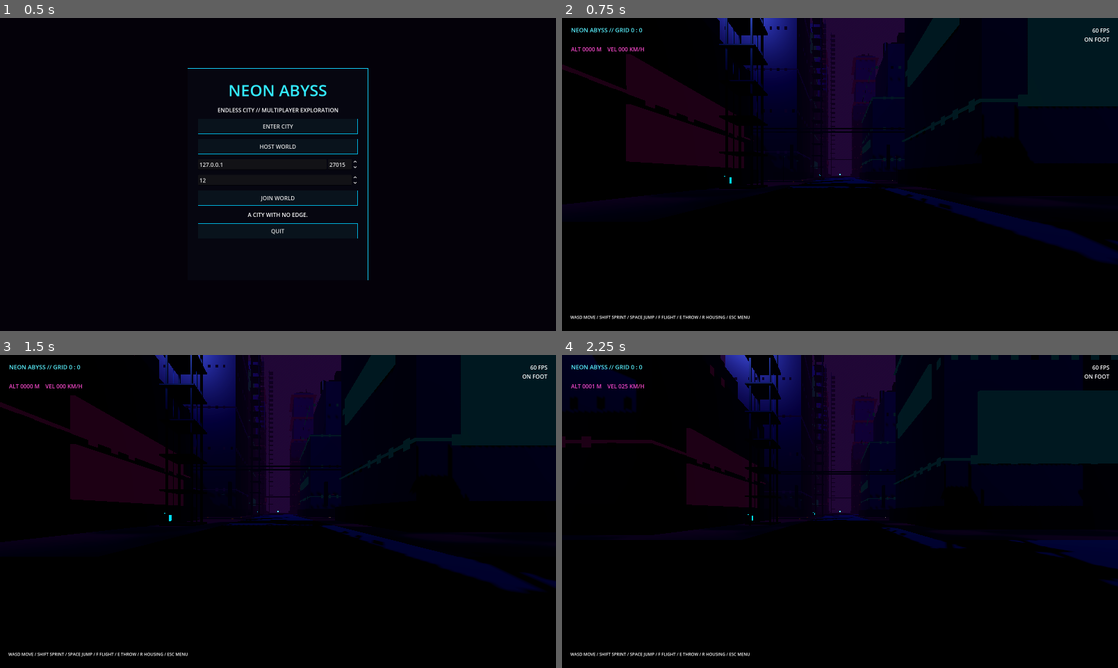
Above: before the commit, frames 1-4 (two rows, left to right).
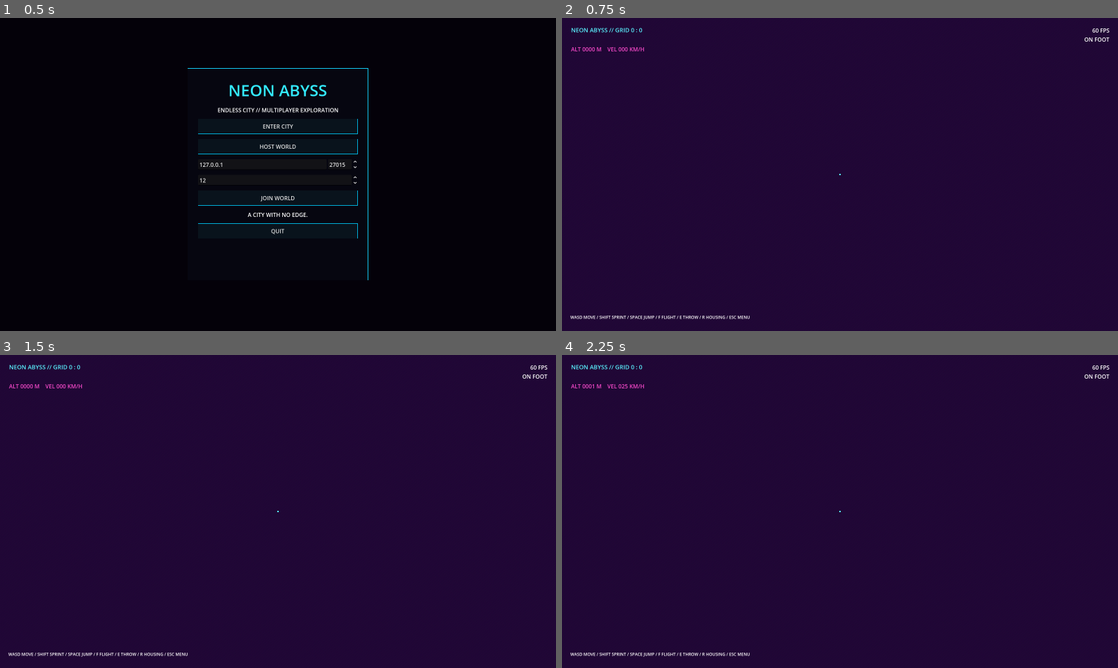
Above: after the commit, the same moments.

Repository: Liladizilla/neon-abyss
Game: Godot game, scene res://scenes/main.tscn
The game is run twice, just before and just after one commit, with the same random seed, the same clock (stepped at 60 frames per second) and the same inputs.
Inputs (mouse positions are in pixels of both pictures, inside the frame that each line leads up to):
- Up to frame 1 (0.5 s): no input
- Up to frame 2 (0.75 s): click "ENTER CITY" at 0.5 s
- Up to frame 3 (1.5 s): tap Enter at 1.25 s; move the mouse to (305, 511) at 1.27 s; hold W (move_forward) from 1.28 s (still down); hold R (interact) from 1.28 s (still down)
- Up to frame 4 (2.25 s): keep holding W (move_forward); tap Space (jump) at 1.52 s; move the mouse to (812, 511) at 2.02 s; release R (interact) at 2.03 s; tap Shift (sprint) at 2.1 s

Frame 1 is identical in both runs. In frame 2, 95% of the frame differs, in the area x 0-100%, y 0-100%; in frame 3, 95%; in frame 4, 95%.
Error after the commit: Parse Error: Identifier "building_index" not declared in the current scope. (res://scripts/city_chunk.gd:190)

Commit message:
Animate a glass elevator car through each generated tower

Diff:
--- a/scripts/city_chunk.gd
+++ b/scripts/city_chunk.gd
@@ -187,6 +187,7 @@
             # Exterior glass elevator core with a visible landing for every generated floor.
             var lift_x=x+w*0.5+4.6
             var floor_height=h/float(floors)
+            _add_elevator_car(lift_x,z,h,floors,building_index)
             for side_x in [-1.0,1.0]:
                 for side_z in [-1.0,1.0]:
                     lift_tx.append(Transform3D(Basis.from_scale(Vector3(0.22,h,0.22)),Vector3(lift_x+side_x*1.35,h*0.5,z+side_z*1.35)))
@@ -295,6 +296,39 @@
             cs.position=data.p
             physics.add_child(cs)
         add_child(physics)
+func _add_elevator_car(local_x:float,local_z:float,height:float,floors:int,building_index:int):
+    var car=Node3D.new()
+    car.name="ElevatorCab_%d"%building_index
+    car.position=Vector3(local_x,0.7,local_z)
+    add_child(car)
+    var shell=MeshInstance3D.new()
+    var shell_mesh=BoxMesh.new()
+    shell_mesh.size=Vector3(2.35,2.35,2.35)
+    shell.mesh=shell_mesh
+    var frame=StandardMaterial3D.new()
+    frame.albedo_color=Color(0.035,0.07,0.12)
+    frame.metallic=0.72
+    frame.roughness=0.25
+    shell.material_override=frame
+    car.add_child(shell)
+    var glass=MeshInstance3D.new()
+    var glass_mesh=BoxMesh.new()
+    glass_mesh.size=Vector3(2.15,1.75,2.15)
+    glass.mesh=glass_mesh
+    var glass_mat=StandardMaterial3D.new()
+    glass_mat.albedo_color=Color(0.015,0.5,0.68,0.34)
+    glass_mat.transparency=BaseMaterial3D.TRANSPARENCY_ALPHA
+    glass_mat.metallic=0.6
+    glass_mat.roughness=0.18
+    glass_mat.emission_enabled=true
+    glass_mat.emission=Color(0.01,0.24,0.42)
+    glass_mat.emission_energy_multiplier=1.2
+    glass.material_override=glass_mat
+    car.add_child(glass)
+    var duration=maxf(5.0,float(floors)*0.45)
+    var tween=create_tween().set_loops()
+    tween.tween_property(car,"position:y",maxf(1.0,height-1.4),duration).set_trans(Tween.TRANS_SINE).set_ease(Tween.EASE_IN_OUT)
+    tween.tween_property(car,"position:y",0.7,duration).set_trans(Tween.TRANS_SINE).set_ease(Tween.EASE_IN_OUT)
 func _add_lobby_terminal(local_position:Vector3,building_index:int):
     var kiosk=Node3D.new()
     kiosk.name="RentalTerminal_%d"%building_index
